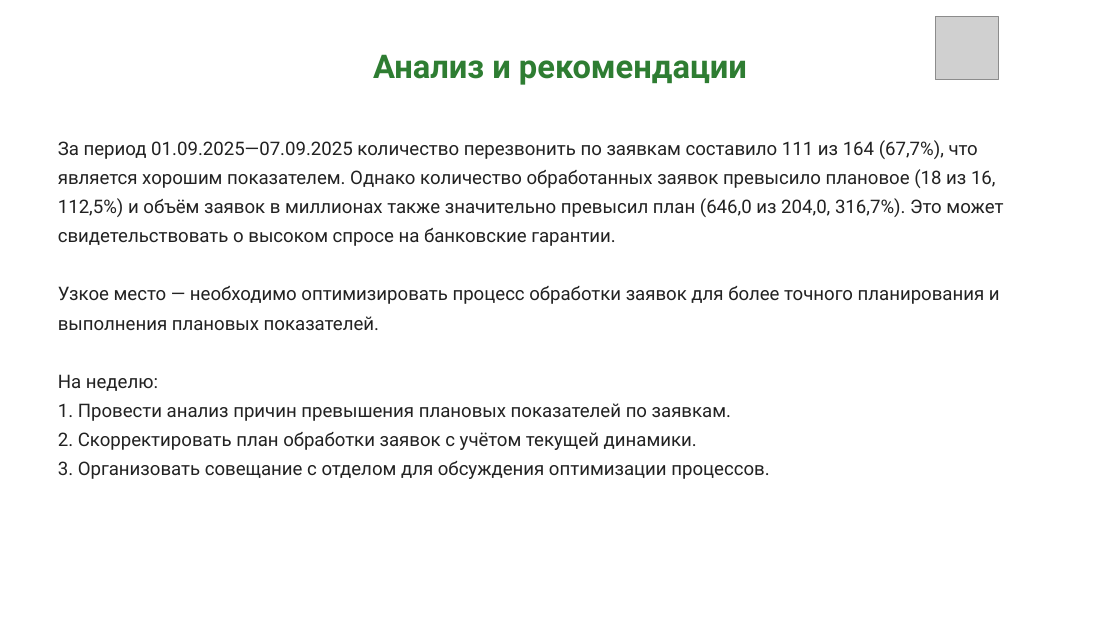
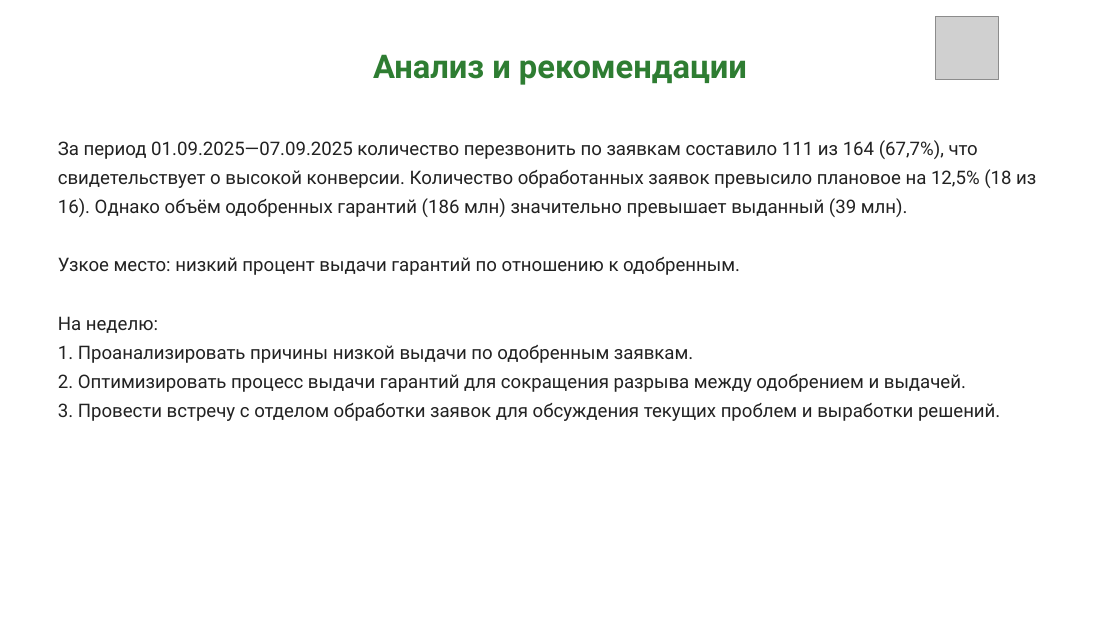
Before and after one commit to Vantorrr/otchet, a slide deck: slide 3 of brief_compliant_20250901_20250907.pptx. Drawn at 1120x630 pixels with LibreOffice and Linux fonts; fonts in the diff are those of the drawing; grey boxes stand for pictures. Boxes give left, top, right and bottom in pixels: in the first picture for what was removed or moved away, otherwise in the second. Text is boxed around its words. In the diff, an @@ line names an element or a change of style, - is before the commit and + after.

```diff
--- a/brief_compliant_20250901_20250907.pptx
+++ b/brief_compliant_20250901_20250907.pptx
@@ text at [58, 140, 1036, 275]: text changed @@
-За период 01.09.2025—07.09.2025 количество перезвонить по заявкам составило 111 из 164 (67,7%), что является хорошим показателем. Однако количество обработанных заявок превысило плановое (18 из 16, 112,5%) и объём заявок в миллионах также значительно превысил план (646,0 из 204,0, 316,7%). Это может свидетельствовать о высоком спросе на банковские гарантии.
-Узкое место — необходимо оптимизировать процесс обработки заявок для более точного планирования и выполнения плановых показателей.
+За период 01.09.2025—07.09.2025 количество перезвонить по заявкам составило 111 из 164 (67,7%), что свидетельствует о высокой конверсии. Количество обработанных заявок превысило плановое на 12,5% (18 из 16). Однако объём одобренных гарантий (186 млн) значительно превышает выданный (39 млн).
+Узкое место: низкий процент выдачи гарантий по отношению к одобренным.
@@ text at [58, 345, 1000, 421]: text changed @@
-1. Провести анализ причин превышения плановых показателей по заявкам.
-2. Скорректировать план обработки заявок с учётом текущей динамики.
-3. Организовать совещание с отделом для обсуждения оптимизации процессов.
+1. Проанализировать причины низкой выдачи по одобренным заявкам.
+2. Оптимизировать процесс выдачи гарантий для сокращения разрыва между одобрением и выдачей.
+3. Провести встречу с отделом обработки заявок для обсуждения текущих проблем и выработки решений.
```
Also in this commit, not shown: 2 other slides changed, 1 other file.
